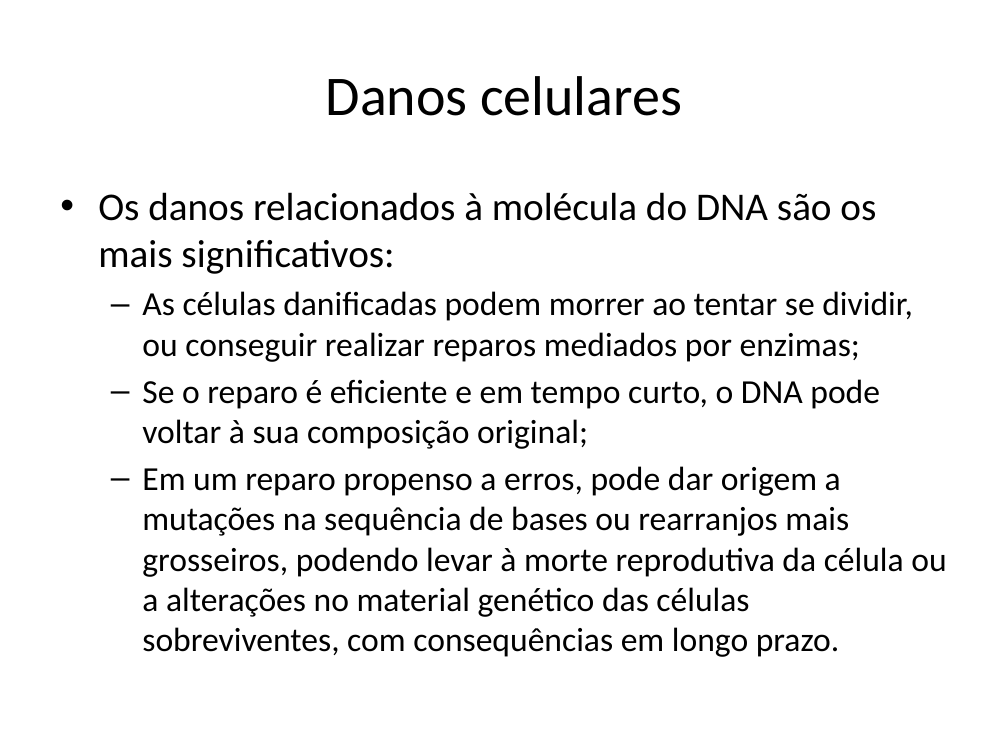
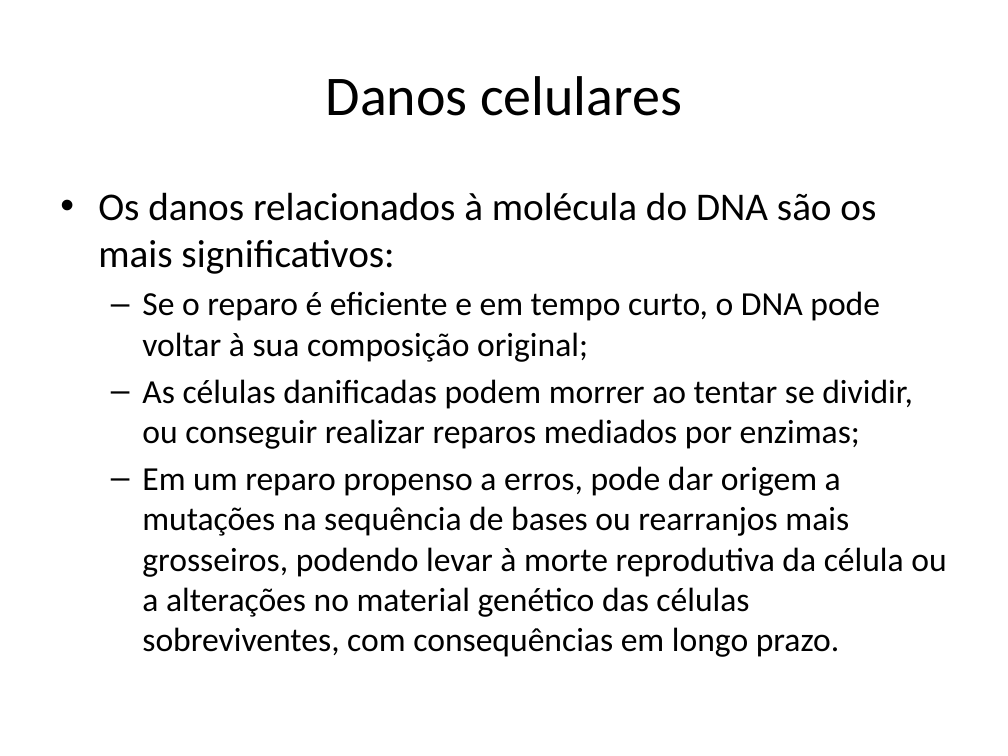
Before and after one commit to dioferreira/tcc, a slide deck: slide 20 of TCC_apresentação.pptx (slide 23 before the commit). Drawn at 1008x756 pixels with LibreOffice and Linux fonts; fonts in the diff are those of the drawing. Boxes give left, top, right and bottom in pixels: in the first picture for what was removed or moved away, otherwise in the second. Text is boxed around its words. In the diff, an @@ line names an element or a change of style, - is before the commit and + after.

```diff
--- a/TCC_apresentação.pptx
+++ b/TCC_apresentação.pptx
@@ text at (142, 291, 880, 362): paragraph added @@
+  – Se o reparo é eficiente e em tempo curto, o DNA pode voltar à sua composição original;
@@ text at (142, 379, 880, 449): paragraph removed @@
-  – Se o reparo é eficiente e em tempo curto, o DNA pode voltar à sua composição original;
```
Also in this commit, not shown: 10 other slides changed, 3 slides removed.
